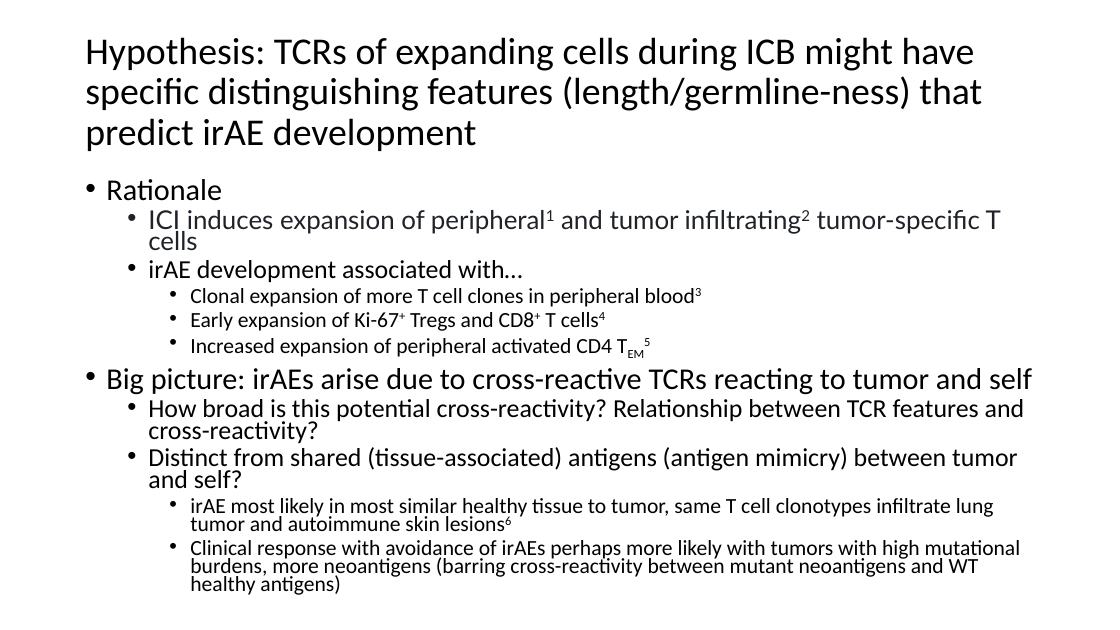
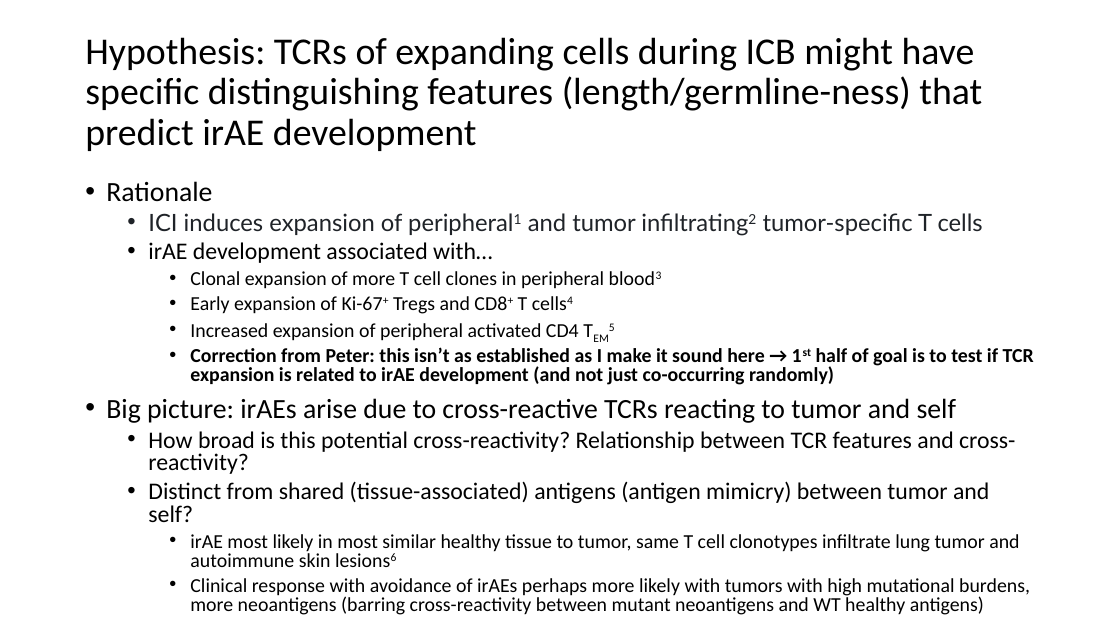
Before and after one commit to tybottorff/bottorffdocs, a slide deck: slide 3 of linsley_postdoc/presentations/weekly_meetings/10_12_23.pptx. Drawn at 1120x630 pixels with LibreOffice and Linux fonts; fonts in the diff are those of the drawing. Boxes give left, top, right and bottom in pixels: in the first picture for what was removed or moved away, otherwise in the second. Text is boxed around its words. In the diff, an @@ line names an element or a change of style, - is before the commit and + after.

Commit message:
Clarify hypothesis

```diff
--- a/linsley_postdoc/presentations/weekly_meetings/10_12_23.pptx
+++ b/linsley_postdoc/presentations/weekly_meetings/10_12_23.pptx
@@ text at <box>106,181,1030,615</box>: size 25.9 to 23.8 pt in "Rationale", "Big picture: irAEs arise due to cross-reactive ..."; size 22.2 to 20.4 pt in "ICI induces expansion of peripheral1 and tumor ...", "irAE development associated with…", "How broad is this potential cross-reactivity? Relationship ...", "Distinct from shared (tissue-associated) antigens (antigen m ..."; size 18.5 to 17 pt in "Clonal expansion of more T cell clones ...", "Early expansion of Ki-67+ Tregs and CD8+ ...", "Increased expansion of peripheral activated CD4 TEM5", "irAE most likely in most similar healthy ..." and 1 more places; line spacing 0.7 to 0.8 @@
@@ text at <box>190,347,1034,385</box>: paragraph added @@
+    • Correction from Peter: this isn’t as established as I make it sound here → 1st half of goal is to test if TCR expansion is related to irAE development (and not just co-occurring randomly)
```
Also in this commit, not shown: 1 other slide changed, 1 slide added.
